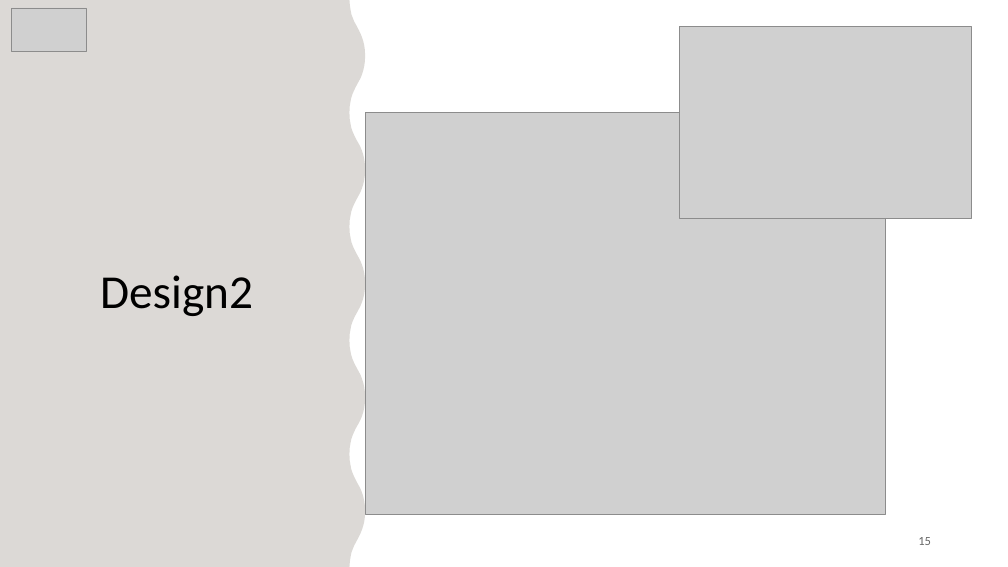
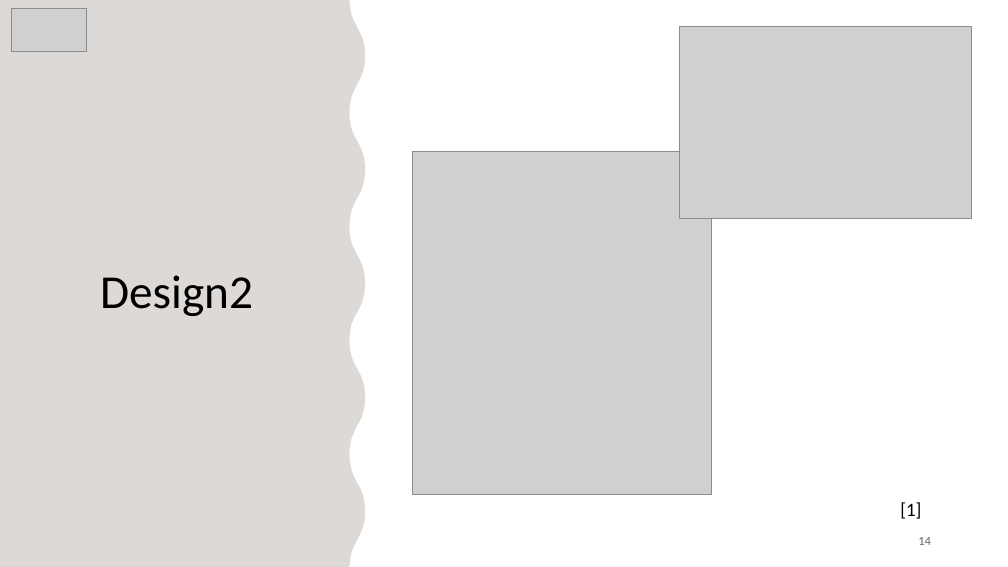
Before and after one commit to JasmeetMatta/Precision-Farming-Bot, a slide deck: slide 14 of Presentation/Final Precision Farming Using Autonomous Vehicle.pptx (slide 15 before the commit). Drawn at 1008x567 pixels with LibreOffice and Linux fonts; fonts in the diff are those of the drawing; grey boxes stand for pictures. Boxes give left, top, right and bottom in pixels: in the first picture for what was removed or moved away, otherwise in the second. Text is boxed around its words. In the diff, an @@ line names an element or a change of style, - is before the commit and + after.

```diff
--- a/Presentation/Final Precision Farming Using Autonomous Vehicle.pptx
+++ b/Presentation/Final Precision Farming Using Autonomous Vehicle.pptx
@@ picture: place and size @@
-picture at <box>365,113,885,515</box>
+picture at <box>413,152,712,495</box>
@@ text added at <box>900,502,921,519</box>, 18 pt, text #000000 @@
+[1]
@@ page number at <box>918,537,931,545</box>: text changed @@
-15
+14
```
Also in this commit, not shown: 11 other slides changed, 1 other file.
